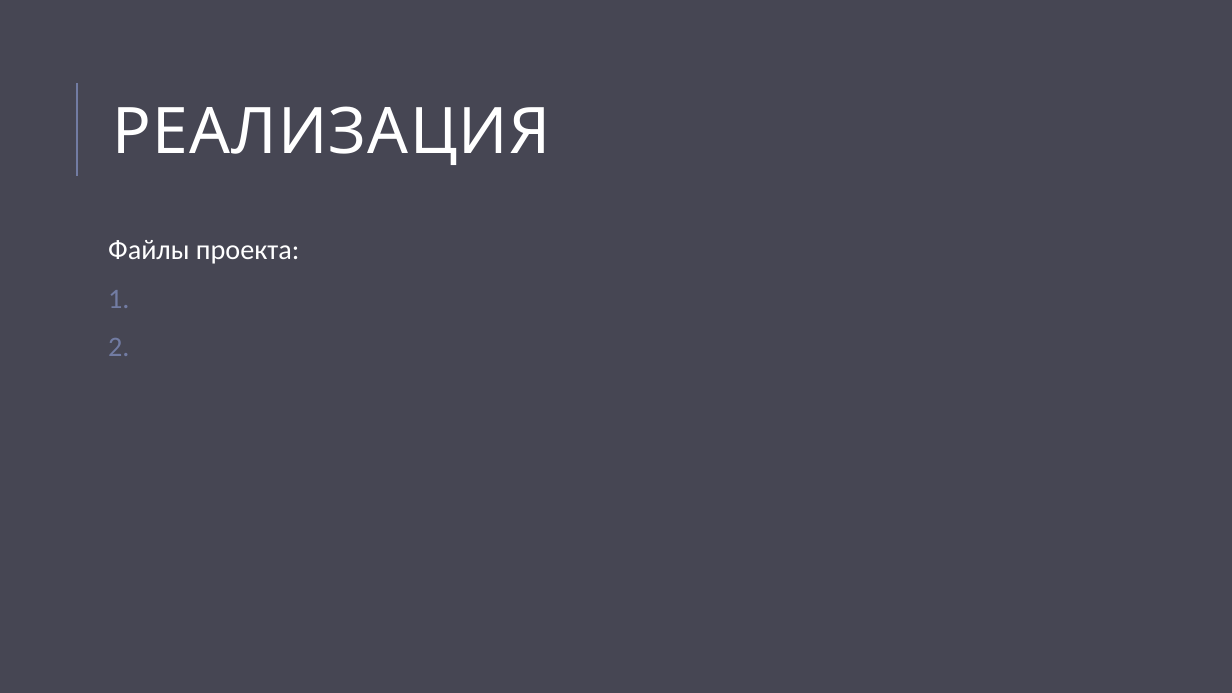
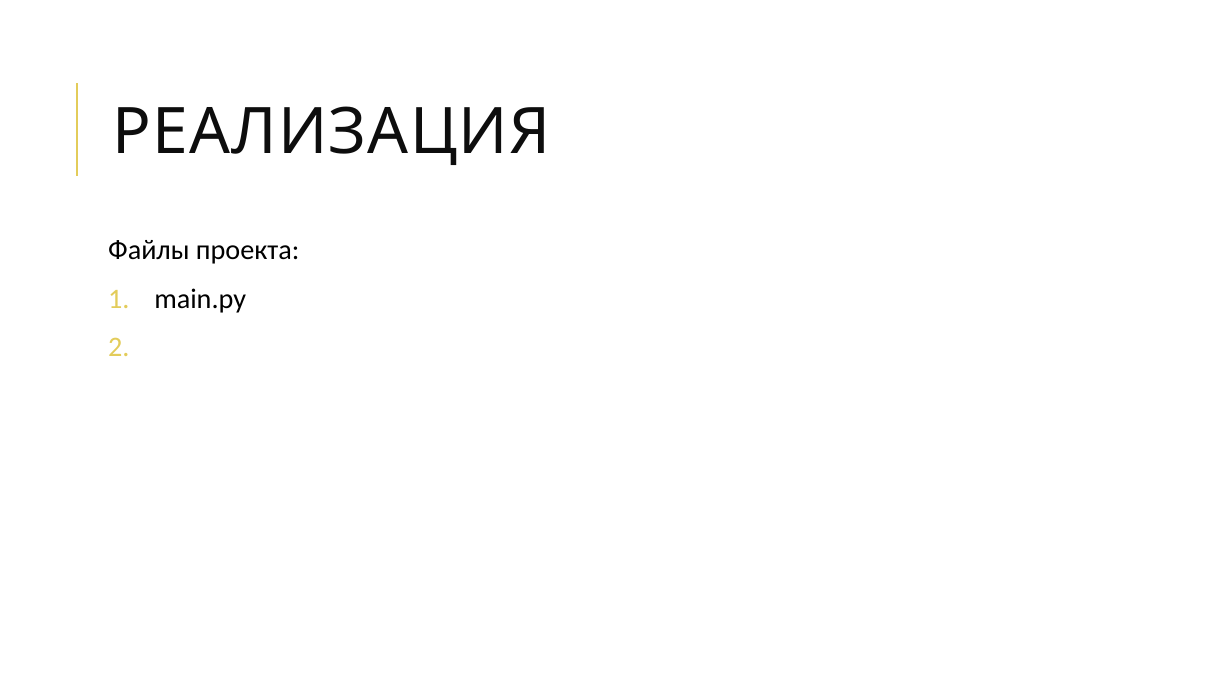
Before and after one commit to git21git/WEB_Project, a slide deck: slide 3 of Презентация WEB.pptx. Drawn at 1232x693 pixels with LibreOffice and Linux fonts; fonts in the diff are those of the drawing. Boxes give left, top, right and bottom in pixels: in the first picture for what was removed or moved away, otherwise in the second. Text is boxed around its words. In the diff, an @@ line names an element or a change of style, - is before the commit and + after.

```diff
--- a/Презентация WEB.pptx
+++ b/Презентация WEB.pptx
@@ background #464653 to #FFFFFF @@
@@ title "РЕАЛИЗАЦИЯ" at [113, 106, 551, 165]: text colour #FFFFFF to #0D0D0D @@
@@ line (77, 176) - (77, 83): stroke #727CA3 1.5 pt to #E3CC5A 1.5 pt @@
@@ text at [108, 240, 299, 264]: text colour #FFFFFF to #000000 in "Файлы проекта:" @@
@@ text at [154, 288, 246, 313]: paragraph added @@
+1. main.py
```
Also in this commit, not shown: 1 other slide changed, 4 slides added, 1 slide removed, 1 other file.
